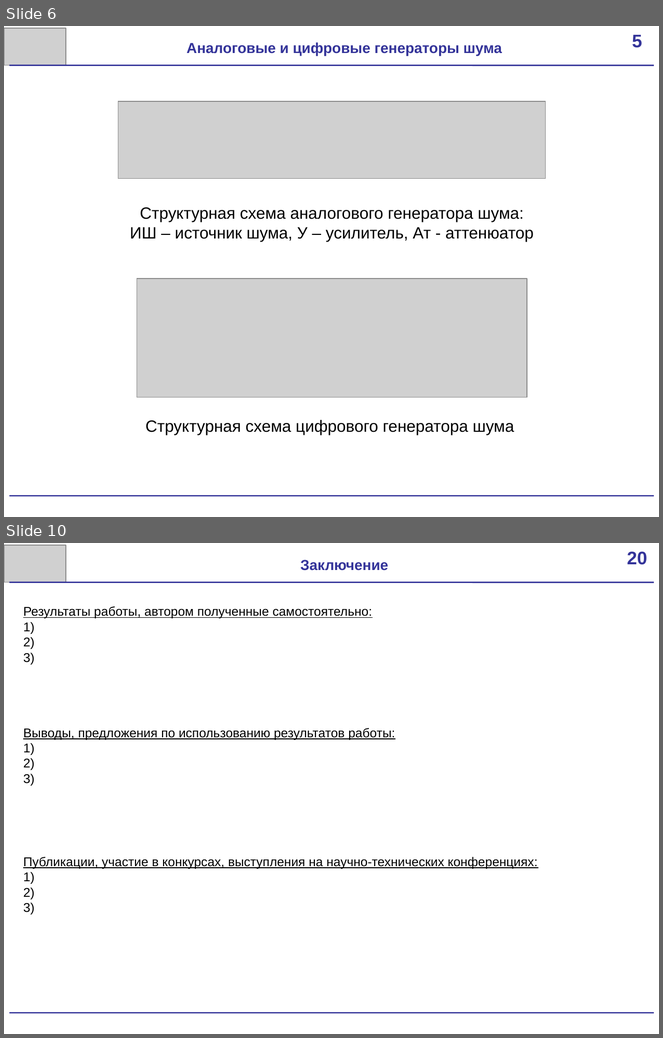
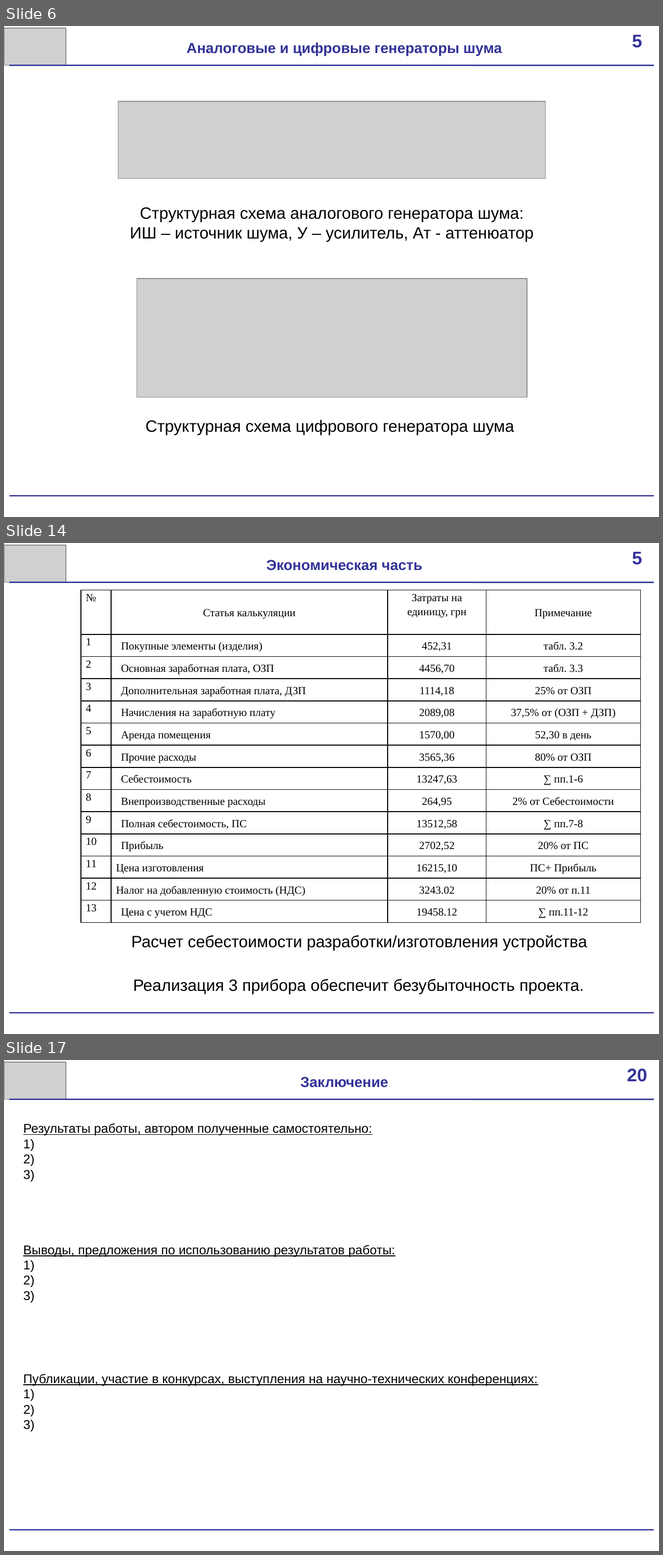
Before and after one commit to scorpion-afi/oscilator, a slide deck: documentation/Presentation.pptx. Shown one above the other, each under a label of ours: slides 6 and 10 before the commit, slides 6, 14 and 17 after it; the slides between them are not shown. The pictures are 663x1038 and 663x1555 pixels, drawn with LibreOffice and Linux fonts; fonts in the diff are those of the drawing; grey boxes stand for pictures. Boxes give left, top, right and bottom in pixels: in the first picture for what was removed or moved away, otherwise in the second. Text is boxed around its words. In the diff, an @@ line names an element or a change of style, - is before the commit and + after.

```diff
--- a/documentation/Presentation.pptx
+++ b/documentation/Presentation.pptx
@@ slide 14 added at box(4, 543, 659, 1034), background #FFFFFF @@
@@ picture added at box(4, 545, 65, 583) @@
@@ rectangle added at box(616, 543, 659, 580), fill #FFFFFF, 20 pt, text #333399, bold @@
+5
@@ text added at box(267, 560, 423, 571), 16 pt, text #333399, bold @@
+Экономическая часть
@@ line added from (9, 583) to (654, 583), #333399 1.5 pt @@
@@ table added at box(80, 590, 640, 923), 14 rows, 4 columns @@
+№ | Статья калькуляции | Затраты на единицу, грн | Примечание
+1 | Покупные элементы (изделия) | 452,31 | табл. 3.2
+2 | Основная заработная плата, ОЗП | 4456,70 | табл. 3.3
+3 | Дополнительная заработная плата, ДЗП | 1114,18 | 25% от ОЗП
+4 | Начисления на заработную плату | 2089,08 | 37,5% от (ОЗП + ДЗП)
+5 | Аренда помещения | 1570,00 | 52,30 в день
+6 | Прочие расходы | 3565,36 | 80% от ОЗП
+7 | Себестоимость | 13247,63 | ∑ пп.1-6
+8 | Внепроизводственные расходы | 264,95 | 2% от Себестоимости
+9 | Полная себестоимость, ПС | 13512,58 | ∑ пп.7-8
+10 | Прибыль | 2702,52 | 20% от ПС
+11 | Цена изготовления | 16215,10 | ПС+ Прибыль
+12 | Налог на добавленную стоимость (НДС) | 3243.02 | 20% от п.11
+13 | Цена с учетом НДС | 19458.12 | ∑ пп.11-12
@@ text added at box(131, 935, 587, 951), 18 pt, text #000000 @@
+Расчет себестоимости разработки/изготовления устройства
@@ text added at box(133, 979, 584, 994), 18 pt, text #000000 @@
+Реализация 3 прибора обеспечит безубыточность проекта.
@@ line added from (9, 1014) to (654, 1014), #333399 1.5 pt @@
@@ what was slide 10 is now slide 17 @@
```
Also in this commit, not shown: 2 slides changed, 7 other slides added, 1 slide removed, 2 other files.
